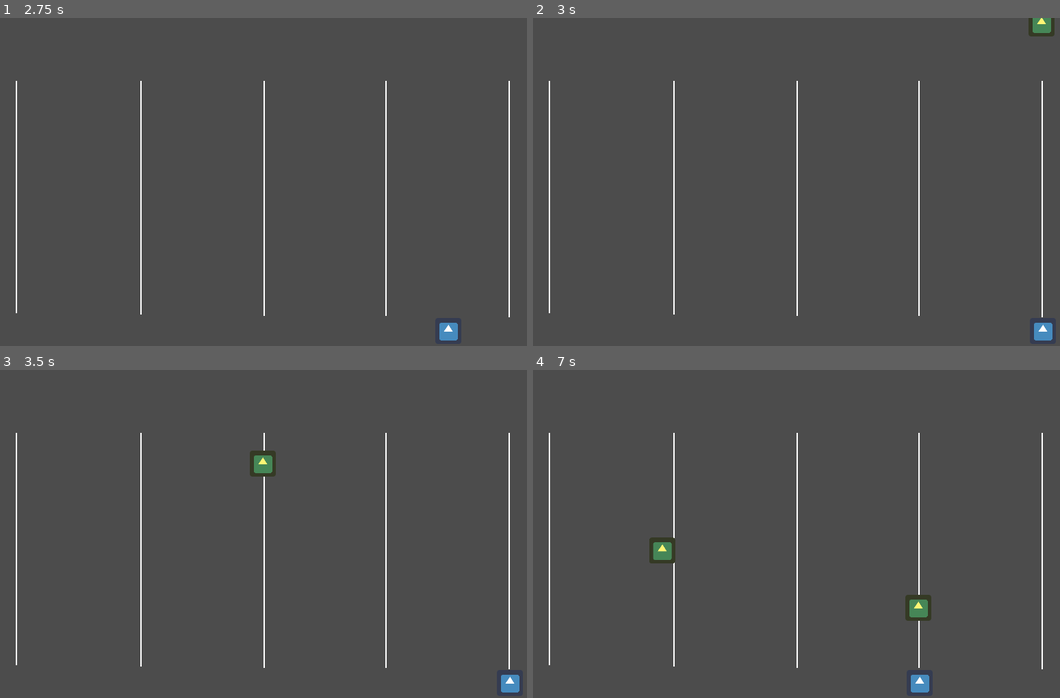
Above: before the commit, frames 1-4 (two rows, left to right).
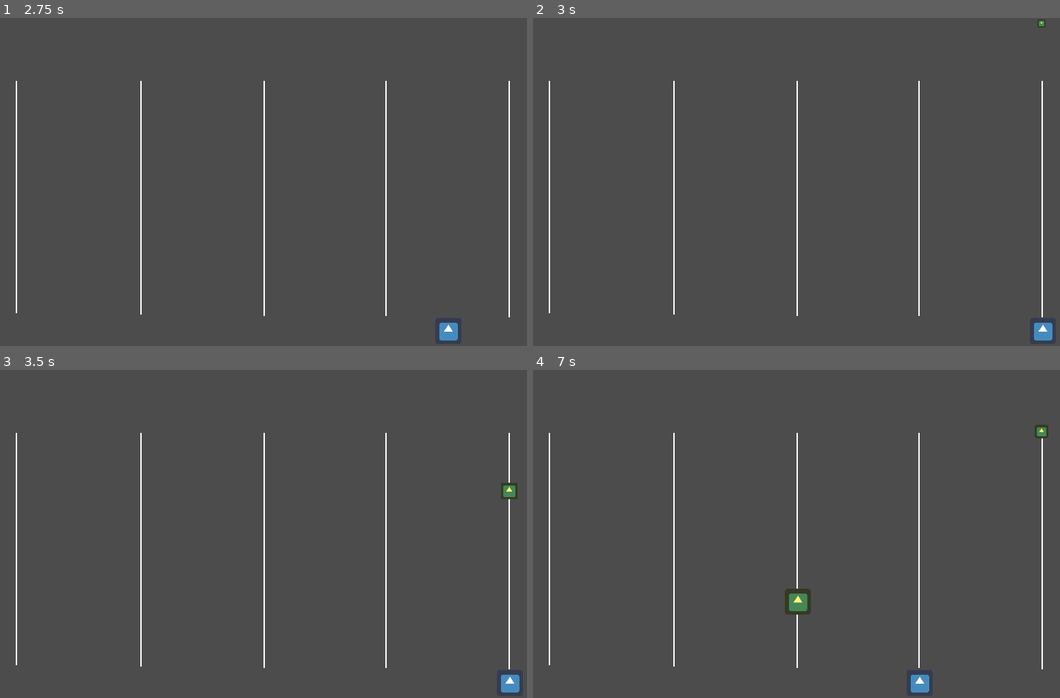
Above: after the commit, the same moments.

Repository: Sleeping-Robot-Games/vapor-rider
Game: Godot game, scene res://scenes/Game.tscn
The game is run twice, just before and just after one commit, with the same random seed, the same clock (stepped at 60 frames per second) and the same inputs. The engine's default icon, where the game draws it, is replaced by a stand-in: a white triangle on a blue panel in a dark square.
Inputs:
- Up to frame 1 (2.75 s): tap Enter at 0.5 s; hold Right (right) 0.53-1.28 s; tap Space (shoot) at 0.6, 1.35, 2.1 s; hold Left (left) 1.28-2.03 s; hold Right (right) from 2.03 s (still down)
- Up to frame 2 (3 s): keep holding Right (right); tap Space (shoot) at 2.85 s
- Up to frame 3 (3.5 s): keep holding Right (right)
- Up to frame 4 (7 s): release Right (right) at 3.53 s; hold Left (left) 3.53-5.78 s; tap Space (shoot) every 0.75 s from 3.6 to 6.6 s; hold Right (right) from 5.78 s (still down)

Frame 1 is identical in both runs. In frame 2, 0.3% of the frame differs, in the area x 94-99%, y 0-6%; in frame 3, 0.5%; in frame 4, 1.3%, in the area x 22-98%, y 16-77%.

Commit message:
Improves enemy movement and changes scale

Diff:
--- a/scripts/Bullet.gd
+++ b/scripts/Bullet.gd
@@ -1,10 +1,10 @@
 extends Node2D
 
-var speed = 5
+var speed = 4
 
 var player: bool = true
 
-var life_time = .6 # Length of lane
+var life_time = .55 # Length of lane
 var life_spawn = 0
 
 var fire_direction: int
@@ -14,7 +14,7 @@
 		speed = 5
 		fire_direction = -speed
 	else:
-		speed = 2.5
+		speed = 2
 		life_time = 2
 		rotation_degrees = 180
 		fire_direction = speed
--- a/scripts/Enemy.gd
+++ b/scripts/Enemy.gd
@@ -6,8 +6,10 @@
 
 var spawn_pos_points = []
 var lane_pos_points = []
-var prev_lane_pos: Vector2
-var current_lane_pos: Vector2
+var prev_lane:Position2D
+var current_lane: Position2D
+var current_lane_num: int
+var current_vert_num: int
 
 var move_pos_animation
 
@@ -22,15 +24,22 @@
 	pass
 
 func spawn():
-	global_position = find_spawn_point()
-	current_lane_pos = global_position
+	current_lane = find_spawn_point()
+	scale = Vector2(.09, .09)
+	global_position = current_lane.global_position
 	move()
 
 func move():
-	prev_lane_pos = current_lane_pos
-	current_lane_pos = find_new_lane_pos()
+	prev_lane = current_lane
+	current_lane = find_new_lane_pos()
 
-	tween.interpolate_property(self, "position", prev_lane_pos, current_lane_pos, 1, Tween.TRANS_LINEAR, Tween.EASE_IN_OUT)
+	# Calculate the scale based on the current vertical number
+	var new_scale = ([0.09, 0.15, 0.21, 0.27, 0.3])[clamp(current_vert_num + 1, 0, 4)]
+	print('new_scale: '+str(new_scale))
+
+	tween.interpolate_property(self, "scale", self.scale, Vector2(new_scale, new_scale), 1, Tween.TRANS_LINEAR, Tween.EASE_IN_OUT)
+	tween.interpolate_property(self, "position", prev_lane.global_position, current_lane.global_position, 1, Tween.TRANS_LINEAR, Tween.EASE_IN_OUT)
+
 	tween.start()
 
 func shoot():
@@ -46,15 +55,29 @@
 func find_spawn_point():
 	random.randomize()
 	var n = random.randi_range(0, 4)
-	return spawn_pos_points[n].global_position
+	current_lane_num = n
+	current_vert_num = -1
+	print('spawn point lane number is '+str(current_lane_num))
+	return spawn_pos_points[n]
 
 func find_new_lane_pos():
 	random.randomize()
-	## TODO: Refactor to be smarter about changing lane pos
-	## TODO: Enemies only change to the next lane over or go up or back
-	## TODO: Add in spawn points as well to this
-	var n = random.randi_range(0, lane_pos_points.size()-1)
-	return lane_pos_points[n].global_position
+	var lane_offset = random.randi_range(-1, 1)
+	current_lane_num = min(4, max(0, current_lane_num + lane_offset))
+
+	var spawn_included = -1 if lane_offset == 0 else 0
+	var rand_pos = random.randi_range(0 + spawn_included, 3)
+	print(rand_pos)
+	current_vert_num = rand_pos
+
+	if rand_pos == -1:
+		for spawn in spawn_pos_points:
+			if spawn.name == 'Spawn'+str(current_lane_num):
+				return spawn
+	else:
+		for lane in lane_pos_points:
+			if lane.name == 'Lane'+str(current_lane_num)+'Pos'+str(rand_pos):
+				return lane
 
 
 func _on_Tween_tween_all_completed():
